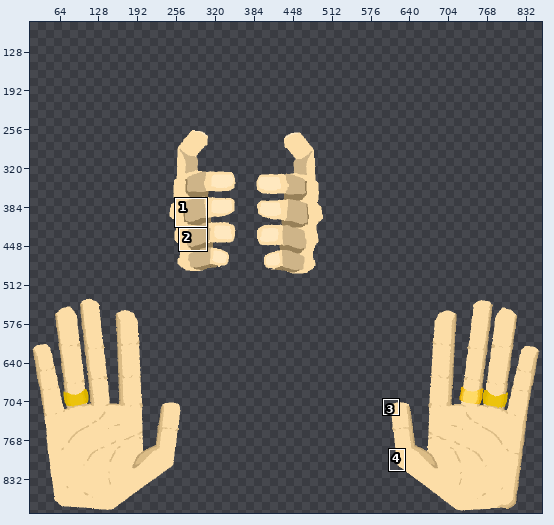
Edited in one commit: pixel-art file (Assets/Sprites/bosshand,.aseprite). Above: a wide view before the commit, with the close-up outlined.
Close-up. The starting point:
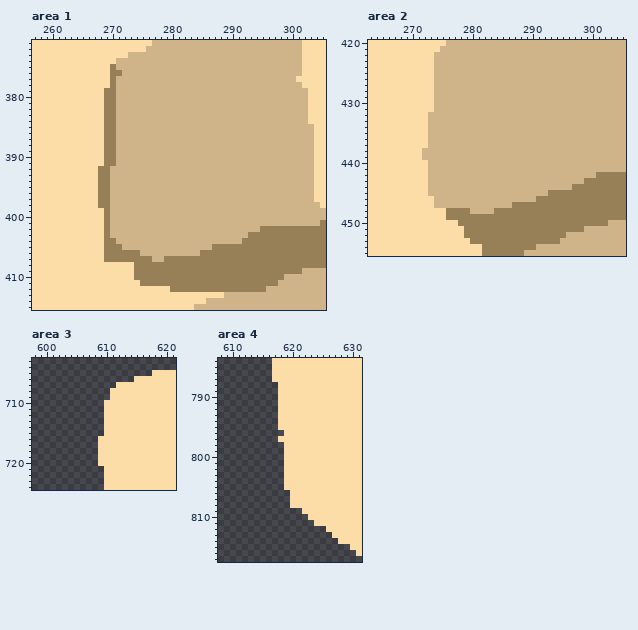
1000x1000 pixels, 1 frame. Shown: area 1: x 257..305, y 371..415; area 2: x 263..305, y 420..455; area 3: x 598..621, y 703..724; area 4: x 608..631, y 784..817. The old version is drawn lined up with the new one. The wide view leaves out empty margins. The commit also changed other parts of the picture, which this record leaves out.
The same view after the edit:
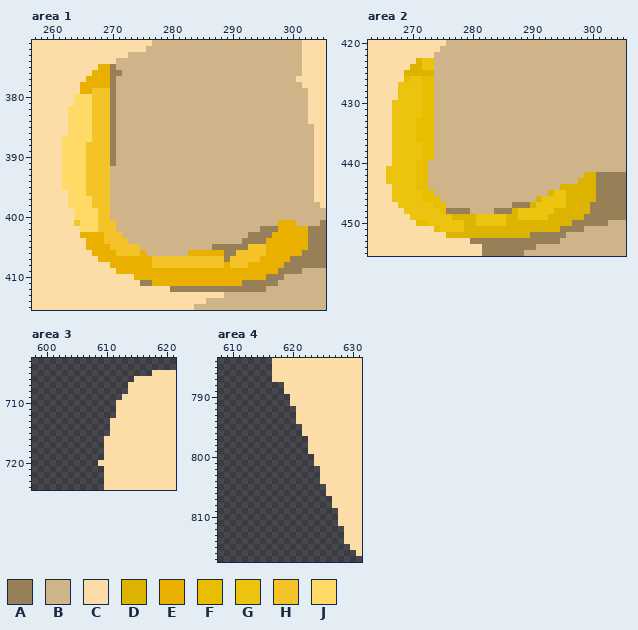
Palette (. is transparent): A #978058  B #ceb488  C #fcdda7  D #dbb300  E #e9b000  F #e9be00  G #ecc30e  H #f4c328  J #ffda66
Changes in this commit:
drawings rearranged on the sheet (the old picture shows each at its new place; 1 dropped ones are not shown)
Changed rows in their new state; - is an unchanged pixel.
Area 1:
first column x 262:
375 ------EE---------------------------------
376 -----EEE---------------------------------
377 ----EEEE---------------------------------
378 ---EEEEE---------------------------------
379 ---EEHHH---------------------------------
380 --JJJHHH---------------------------------
381 --JJJHHH---------------------------------
382 -JJJJHHH---------------------------------
383 -JJJJHHH---------------------------------
384 -JJJJHHH---------------------------------
385 -JJJJHHH---------------------------------
386 -JJJJHHH---------------------------------
387 JJJJJHHH---------------------------------
388 JJJJHHHH---------------------------------
389 JJJJHHHH---------------------------------
390 JJJJHHHH---------------------------------
391 JJJJHHHH---------------------------------
392 JJJJHHHH---------------------------------
393 JJJJHHHH---------------------------------
394 JJJJHHHH---------------------------------
395 JJJJHHHH---------------------------------
396 -JJJHHHH---------------------------------
397 -JJJJHHH---------------------------------
398 -JJJJHHH---------------------------------
399 --JJJJHH---------------------------------
400 --JJJJHH---------------------------------
401 --HJJJHHH---------------------------EEE--
402 ---JJJHHH---------------------------EEEEE
403 ---EEEEHHH-------------------------EEEEEE
404 ----EEEHHHH-----------------------EEEEEEE
405 ----EEEEHHHHH------------------HHHEEEEEEE
406 -----EEEEHHHHE-------EEEEEE--HHHHHEEEEEE-
407 ------EEEEEEEEEHHHHHHHHHHHH-HHHHHEEEEE---
408 --------EEEEEEEHHHHHHHHHHHHEHHHEEEEEE----
409 ---------EEEEEEEEEEEEEEEEEEEEEEEEEEE-----
410 ------------EEEEEEEEEEEEEEEEEEEEEE-------
411 ---------------EEEEEEEEEEEEEEE-----------
Area 2:
first column x 266:
423 -----DGG---------------------------
424 ----DDGG---------------------------
425 ---DDDDD---------------------------
426 ---FGGFF---------------------------
427 --GGGGFF---------------------------
428 --GGGGFF---------------------------
429 --GGGGFF---------------------------
430 -GGGGGFF---------------------------
431 -GGGGGFF---------------------------
432 -GGGGGFF---------------------------
433 -GGGGFFF---------------------------
434 -GGGGFFF---------------------------
435 -GGGGFFF---------------------------
436 -GGGGFFF---------------------------
437 -GGGGGFF---------------------------
438 -GGGGGFF---------------------------
439 -GGGGGFF---------------------------
440 -GGGGFF----------------------------
441 GGGGGFF----------------------------
442 GGGGGFF--------------------------DD
443 GGGGGFF-------------------------DDD
444 -GGGGFF----------------------DDDDDD
445 -GGGGGFF-------------------DGGDDDDD
446 -GGGGGFFF----------------DGGGGDDDDD
447 --GGGGGGFF--------------DGGGGGDDDD-
448 ---GGGGGGF-----------DGGGGGGDDDDDD-
449 ----GGGGGGGDDDDGGGGGDDGGGGGDDDDDD--
450 -----FFGGGGGGDDGGGGGDDDDDDDDDDD----
451 --------FGGGGDDDDDDDDDDDDDDDD------
452 ----------DDDDDDDDDDDDDD-----------
Area 3:
first column x 609:
707 ---..
708 --...
709 --..-
710 -..--
711 -..--
712 -..--
713 -.---
714 -.---
715 -.---
716 .----
717 .----
718 .----
719 .----
Area 4:
first column x 618:
788 .----------
789 .----------
790 ..---------
791 ..---------
792 ...--------
793 ...--------
794 ...--------
795 ....-------
796 -...-------
797 .....------
798 -....------
799 -....------
800 -.....-----
801 -.....-----
802 -......----
803 -......----
804 -......----
805 -.......---
806 --......---
807 --.......--
808 --.......--
809 ----......-
810 -----.....-
811 ------....-
812 --------...
813 ---------..
814 ----------.
